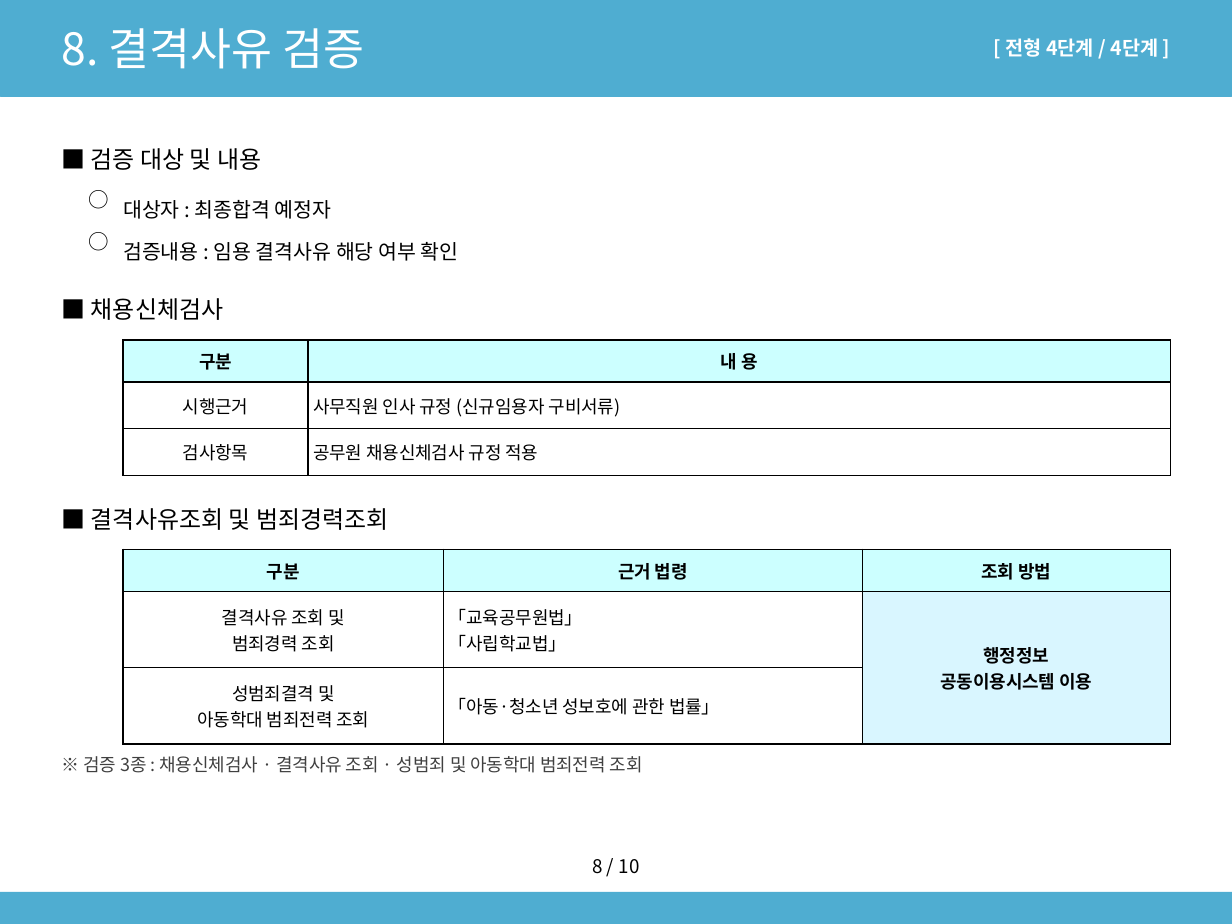
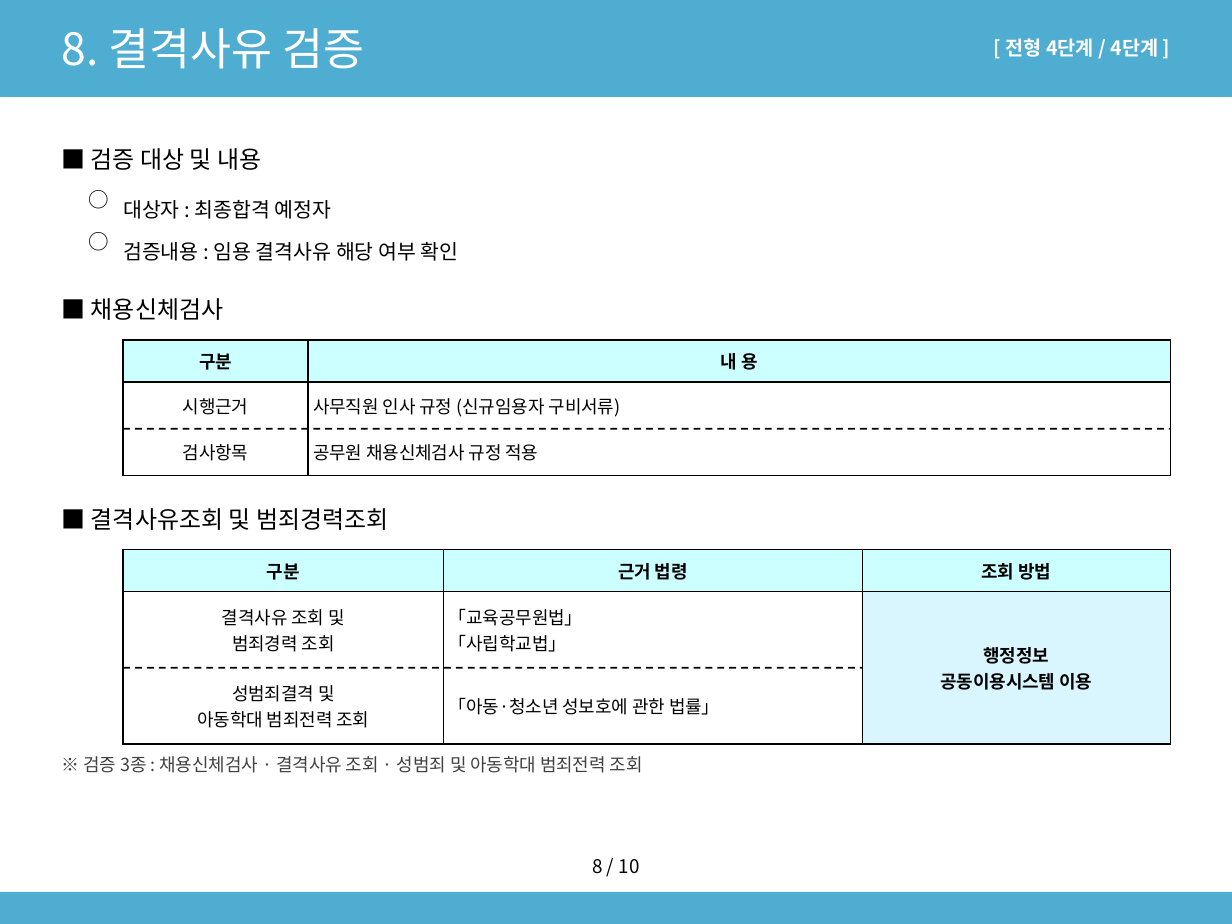
Before and after one commit to sogood459-max/miracle-guy, a slide deck: slide 10 of docs/2027년_사무직원_채용계획안.pptx. Drawn at 1232x924 pixels with LibreOffice and Linux fonts; fonts in the diff are those of the drawing. Boxes give left, top, right and bottom in pixels: in the first picture for what was removed or moved away, otherwise in the second. Text is boxed around its words. In the diff, an @@ line names an element or a change of style, - is before the commit and + after.

```diff
--- a/docs/2027년_사무직원_채용계획안.pptx
+++ b/docs/2027년_사무직원_채용계획안.pptx
@@ table at bbox=[123, 340, 1170, 465] @@
@@ borders changed @@
@@ line added from (123, 429) to (1170, 429), #000000 1 pt dashed @@
@@ table at bbox=[123, 549, 1170, 732] @@
@@ borders changed @@
@@ line added from (123, 668) to (862, 668), #000000 1 pt dashed @@
```
Also in this commit, not shown: 6 other slides changed, 1 other file.
